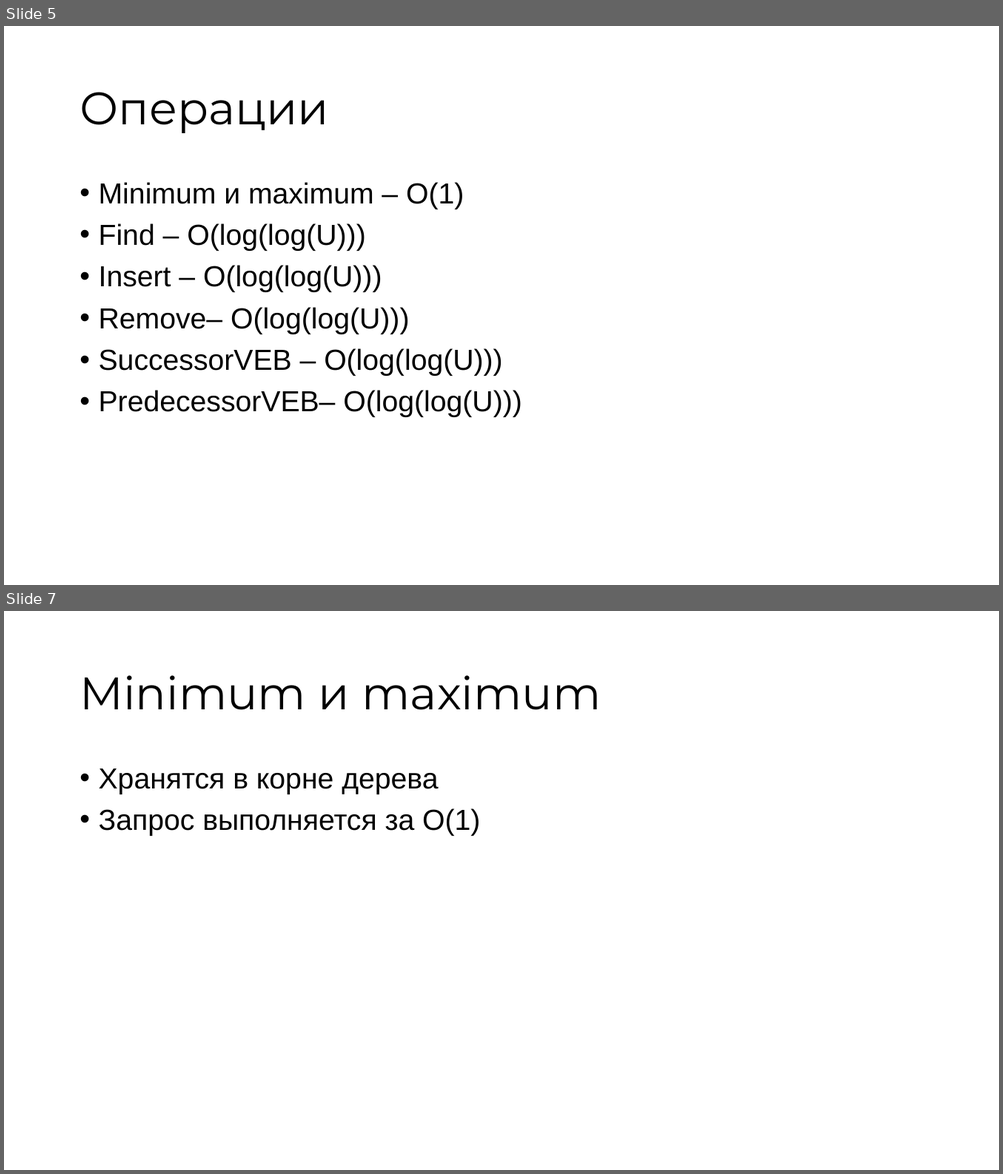
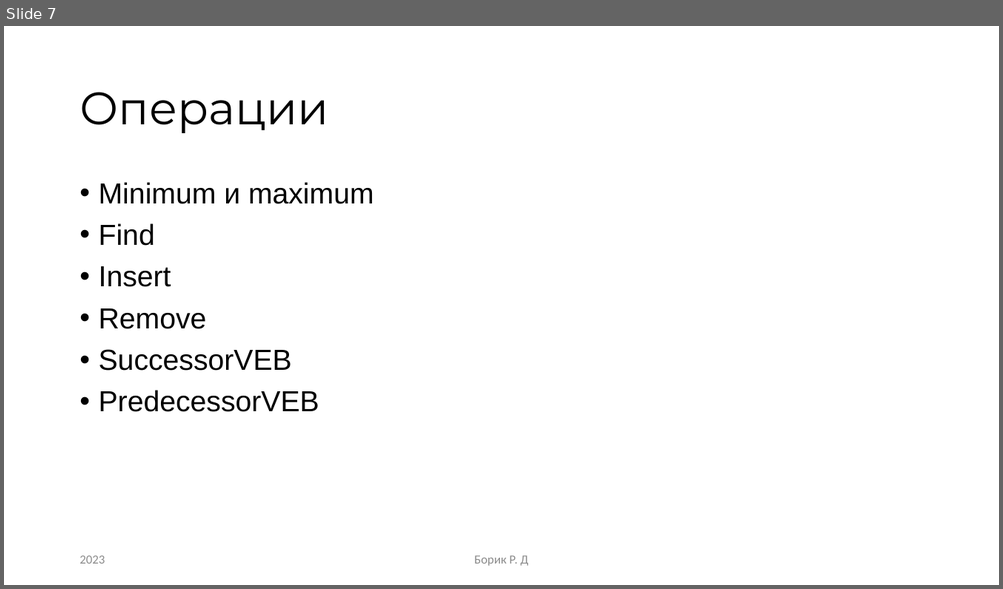
Before and after one commit to RandomServant/Van-Emde-Boas-tree, a slide deck: Presentation van Emde Boas tree.pptx. Shown one above the other, each under a label of ours: slides 5 and 7 before the commit, slide 7 after it; the slides between them are not shown. The pictures are 1003x1174 and 1003x589 pixels, drawn with LibreOffice and Linux fonts; fonts in the diff are those of the drawing. Boxes give left, top, right and bottom in pixels: in the first picture for what was removed or moved away, otherwise in the second. Text is boxed around its words. In the diff, an @@ line names an element or a change of style, - is before the commit and + after.

```diff
--- a/Presentation van Emde Boas tree.pptx
+++ b/Presentation van Emde Boas tree.pptx
@@ slide 7 removed at <box>4,611,999,1170</box>, background #FFFFFF @@
@@ title removed at <box>79,675,600,710</box> @@
-Minimum и maximum
@@ text removed at <box>99,769,480,836</box> @@
-• Хранятся в корне дерева
-• Запрос выполняется за O(1)
@@ what was slide 5 is now slide 7 @@
@@ slide 7 changed as well @@
@@ text at <box>99,182,374,412</box>: text changed @@
-• Minimum и maximum – O(1)
-• Find – O(log(log(U)))
-• Insert – O(log(log(U)))
-• Remove– O(log(log(U)))
-• SuccessorVEB – O(log(log(U)))
-• PredecessorVEB– O(log(log(U)))
+• Minimum и maximum
+• Find
+• Insert
+• Remove
+• SuccessorVEB
+• PredecessorVEB
@@ text added at <box>79,556,105,564</box>, 12 pt, text #8C8C8C @@
+2023
@@ text added at <box>474,556,529,566</box>, 12 pt, text #8C8C8C @@
+Борик Р. Д
```
Also in this commit, not shown: 1 other slide changed, 17 slides added, 9 other slides removed.
